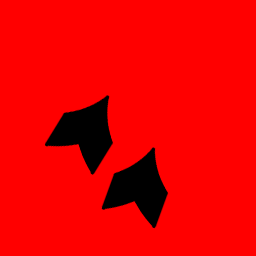
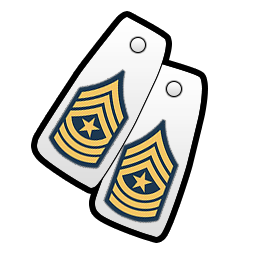
Layered file, before and after one edit (256x256). Changes by layer:
hid group "Mask" (12 layers) over [36, 16, 203, 239]
painted on "RanksHighRez copy 2" over [101, 119, 179, 229]
painted on "RanksHighRez copy 3" over [44, 69, 129, 175]
painted on "RanksHighRez" (1st of 2, in "Main" › "Rank1") over [44, 69, 129, 175]
painted on "RanksHighRez" (2nd of 2, in "Main" › "Rank1 copy 2") over [101, 119, 179, 229]
